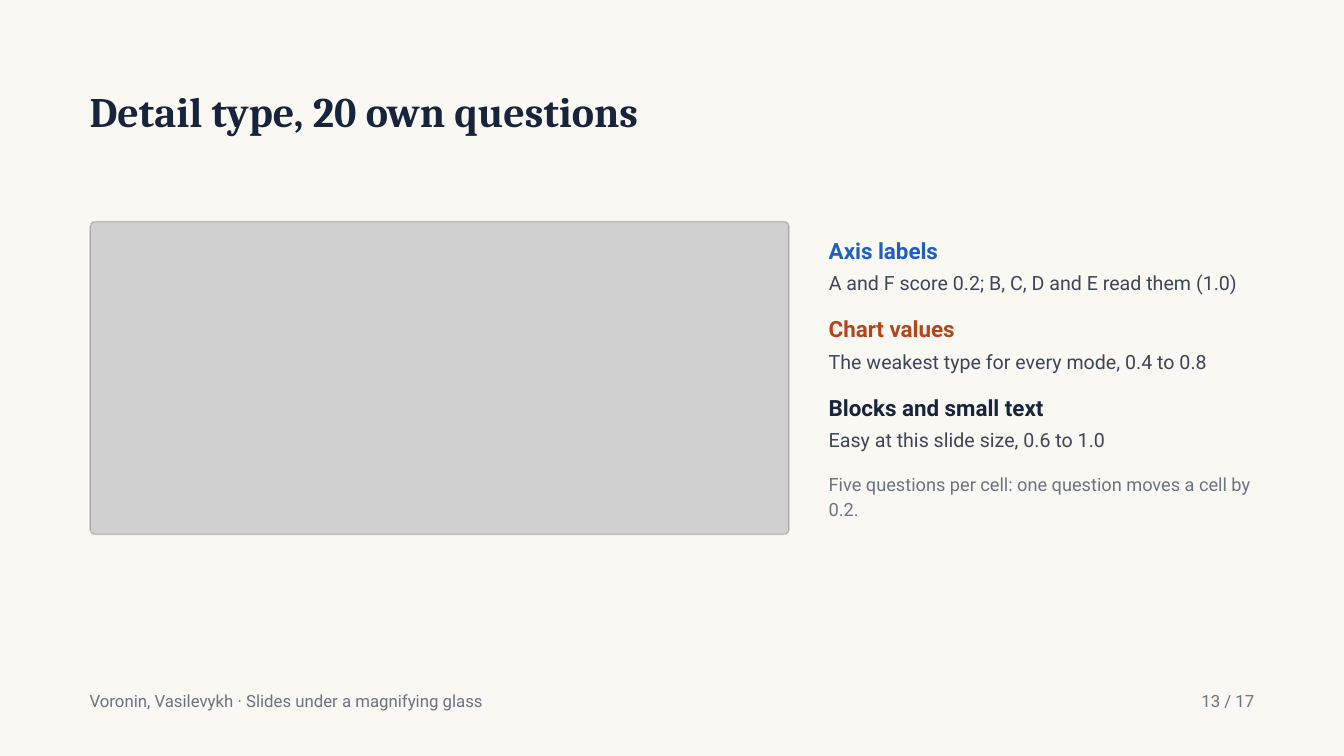
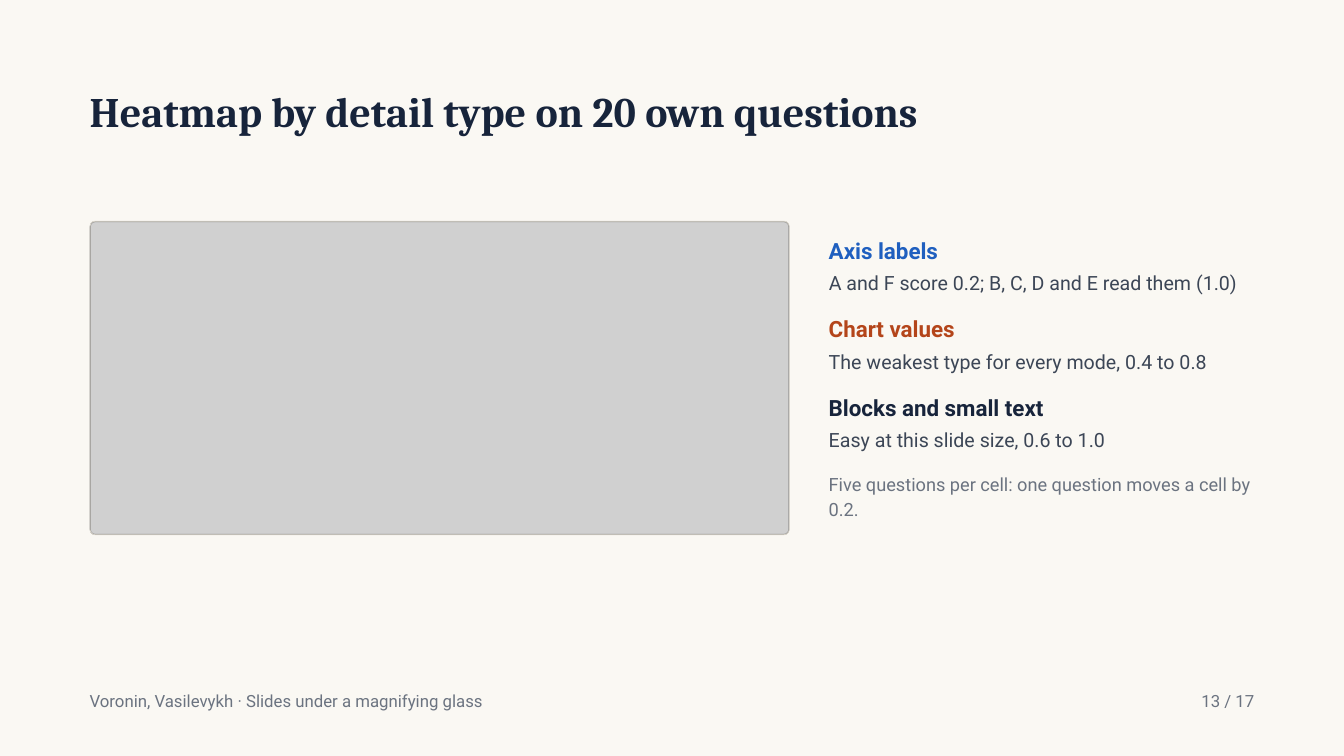
Before and after one commit to Ladik-v/vlm-slides-under-magnifier, a slide deck: slide 13 of docs/Slides_under_a_magnifying_glass.pptx. Drawn at 1344x756 pixels with LibreOffice and Linux fonts; fonts in the diff are those of the drawing; grey boxes stand for pictures. Boxes give left, top, right and bottom in pixels: in the first picture for what was removed or moved away, otherwise in the second. Text is boxed around its words. In the diff, an @@ line names an element or a change of style, - is before the commit and + after.

```diff
--- a/docs/Slides_under_a_magnifying_glass.pptx
+++ b/docs/Slides_under_a_magnifying_glass.pptx
@@ title at (x1=90, y1=98, x2=918, y2=137): text changed @@
-Detail type, 20 own questions
+Heatmap by detail type on 20 own questions
```
Also in this commit, not shown: 6 other slides changed, 8 other files.
